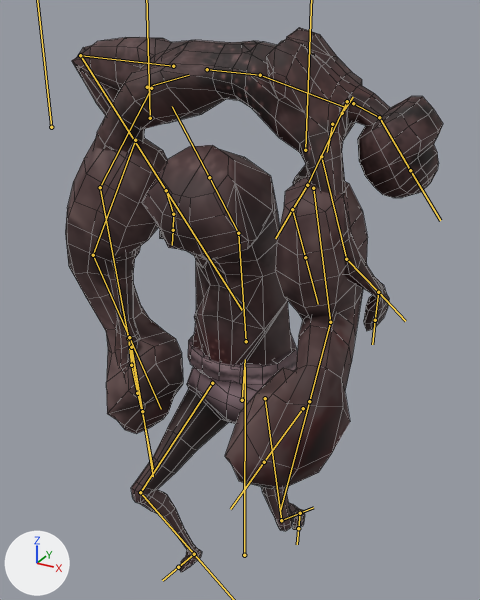
The FBX model Assets/Models/loverman.fbx as it was, and as the next commit left it.
One viewpoint serves both versions: a camera (50 mm lens) standing at (1.53, -2.93, 3.06) and looking at (0.02, -0.19, 1.69). The lights are fixed; the arrows at lower left show +X, +Y and +Z. Both versions are drawn at frame 71 of the action 'metarig|metarigAction.001'; the numbers are the values there. The bones that bend it are drawn over the model as lines. Mesh edges are drawn as thin lines.

Names of what the first picture shows: 'DeadGirl', 'fatherLoverman'.
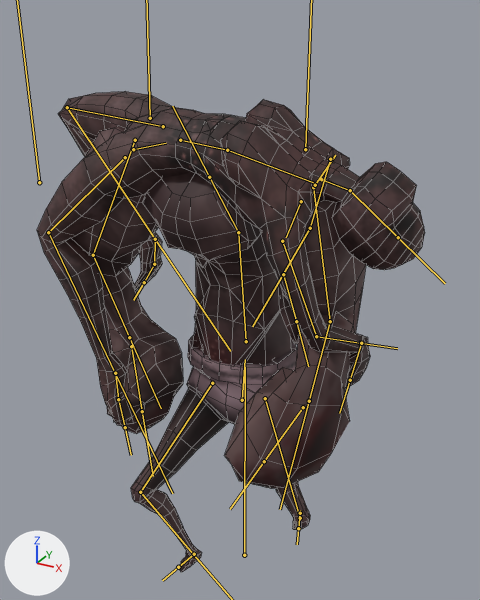
The change in detail:
Bone 'thigh.L' (bone_thigh_l) turns from (-21, -44, 0) to (-15, -41, -12) degrees about its own x, y and z.
Bone 'shin.L' (bone_shin_l) turns from (62, 14, -22) to (70, 4, -5) degrees about its own x, y and z.
Bone 'Bone' (bone_bone) moves from (-1.028, 2.489, 0.303) to (-1.03, 2.223, 0.43).
Bone 'hips' (bone_hips) moves from (0.01, -1.337, -0.324) to (0.01, -1.337, -0.323).
Bone 'hips' (bone_hips) turns from (-87, 9, -17) to (-83, -9, -19) degrees about its own x, y and z.
Bone 'chest' (bone_chest) turns from (5, 4, -9) to (7, 0, 0) degrees about its own x, y and z.
Bone 'neck' (bone_neck) turns from (-39, -1, -3) to (-32, 0, 0) degrees about its own x, y and z.
Bone 'shoulder.L' (bone_shoulder_l) turns from (6, 3, 20) to (3, 2, 19) degrees about its own x, y and z.
Bone 'upper_arm.L' (bone_upper_arm_l) turns from (-54, 5, 10) to (-62, 3, 6) degrees about its own x, y and z.
Bone 'forearm.L' (bone_forearm_l) turns from (-38, 6, 17) to (-47, 7, 16) degrees about its own x, y and z.
Bone 'shoulder.R' (bone_shoulder_r) turns from (-10, 3, -11) to (-5, 4, -3) degrees about its own x, y and z.
Bone 'upper_arm.R' (bone_upper_arm_r) turns from (-78, 24, 27) to (-70, 21, 28) degrees about its own x, y and z.
Bone 'thigh.L' (bone_thigh_l_) turns from (68, 36, 55) to (32, 25, -8) degrees about its own x, y and z.
Bone 'shin.L' (bone_shin_l_) turns from (32, -23, 17) to (62, -11, 6) degrees about its own x, y and z.
Bone 'thigh.R' (bone_thigh_r) turns from (-5, 2, 18) to (-10, 0, 0) degrees about its own x, y and z.
Bone 'shin.R' (bone_shin_r) turns from (114, -2, 1) to (112, 2, -1) degrees about its own x, y and z.
Bone 'root' (bone_root) moves from (1.019, 1.067, -2.645) to (1.02, 1.09, -2.651).
Bone 'heel.L' (bone_heel_l) moves from (0.049, 0.874, 0.888) to (0.048, 0.818, 0.786).
Bone 'heel.R' (bone_heel_r) moves from (0.201, 0.511, 0.28) to (0.203, 0.501, 0.262).
Bone 'heel.R' (bone_heel_r) turns from (-46, 29, 15) to (-46, 3, 2) degrees about its own x, y and z.
Bone 'armIK.L' (bone_armik_l) moves from (-1.235, 1.465, -3.005) to (-1.164, 1.471, -2.913).
Bone 'armIK.L' (bone_armik_l) turns from (-37, 122, 22) to (8, 108, 58) degrees about its own x, y and z.

Pixel boxes [x1, y1, x2, y2] of what changed, in the pictures (480 x 600 px):
'fatherLoverman', posed
    before: [65, 138, 368, 572]
    after: [72, 127, 366, 572]
'DeadGirl', posed
    before: [72, 27, 443, 377]
    after: [37, 91, 425, 426]
bone 'thigh.L', root to tip
    before: (265, 398) to (281, 520)
    after: (265, 398) to (300, 518)
bone 'shin.L', root to tip
    before: (281, 520) to (300, 513)
    after: (300, 518) to (300, 513)
bone 'hips', root to tip
    before: (147, 87) to (189, 75)
    after: (133, 149) to (166, 143)
bone 'chest', root to tip
    before: (260, 75) to (346, 107)
    after: (227, 150) to (314, 183)
bone 'neck', root to tip
    before: (353, 103) to (379, 117)
    after: (321, 179) to (350, 190)
bone 'shoulder.L', root to tip
    before: (332, 124) to (327, 152)
    after: (301, 201) to (286, 237)
bone 'upper_arm.L', root to tip
    before: (321, 156) to (346, 259)
    after: (282, 241) to (316, 336)
bone 'forearm.L', root to tip
    before: (346, 259) to (378, 292)
    after: (316, 336) to (360, 343)
bone 'shoulder.R', root to tip
    before: (342, 113) to (353, 97)
    after: (315, 185) to (335, 155)
bone 'upper_arm.R', root to tip
    before: (347, 101) to (307, 185)
    after: (330, 159) to (310, 228)
bone 'thigh.L', root to tip
    before: (151, 88) to (100, 187)
    after: (125, 157) to (48, 232)
bone 'shin.L', root to tip
    before: (100, 187) to (128, 338)
    after: (48, 232) to (115, 373)
bone 'thigh.R', root to tip
    before: (173, 66) to (80, 55)
    after: (163, 126) to (67, 107)
bone 'shin.R', root to tip
    before: (80, 55) to (166, 190)
    after: (67, 107) to (155, 239)
bone 'root', root to tip
    before: (292, 209) to (291, 210)
    after: (283, 274) to (282, 275)
bone 'heel.L', root to tip
    before: (128, 338) to (130, 338)
    after: (115, 373) to (116, 372)
bone 'heel.R', root to tip
    before: (166, 190) to (167, 190)
    after: (155, 239) to (156, 238)
bone 'armIK.L', root to tip
    before: (378, 292) to (380, 291)
    after: (361, 343) to (363, 342)
